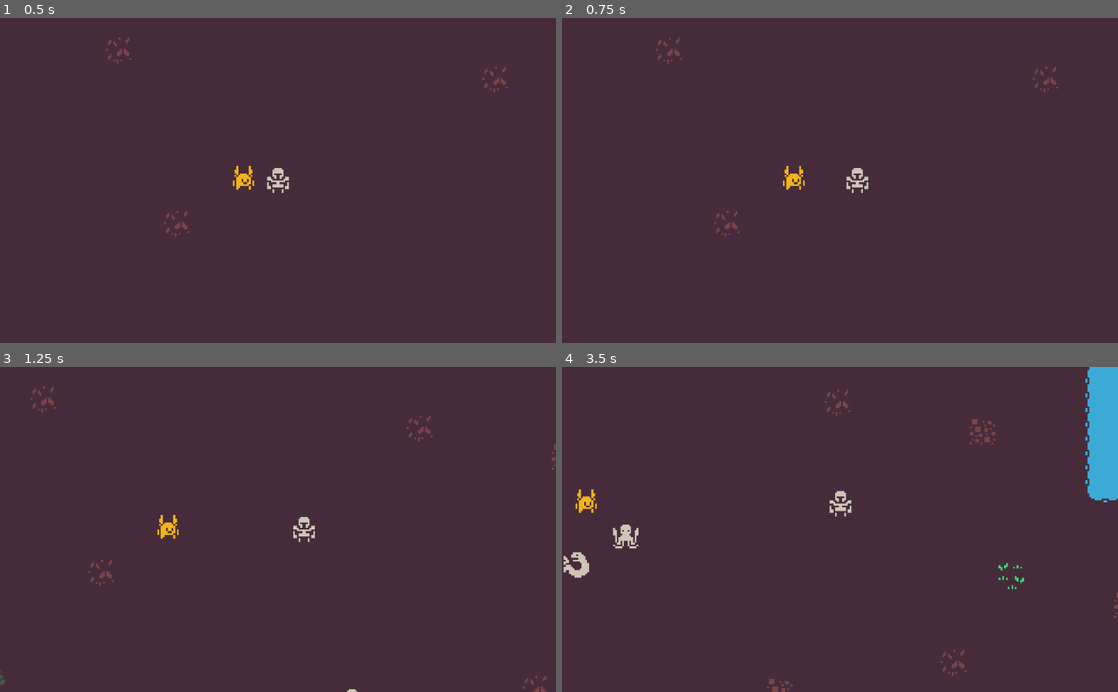
Above: before the commit, frames 1-4 (two rows, left to right).
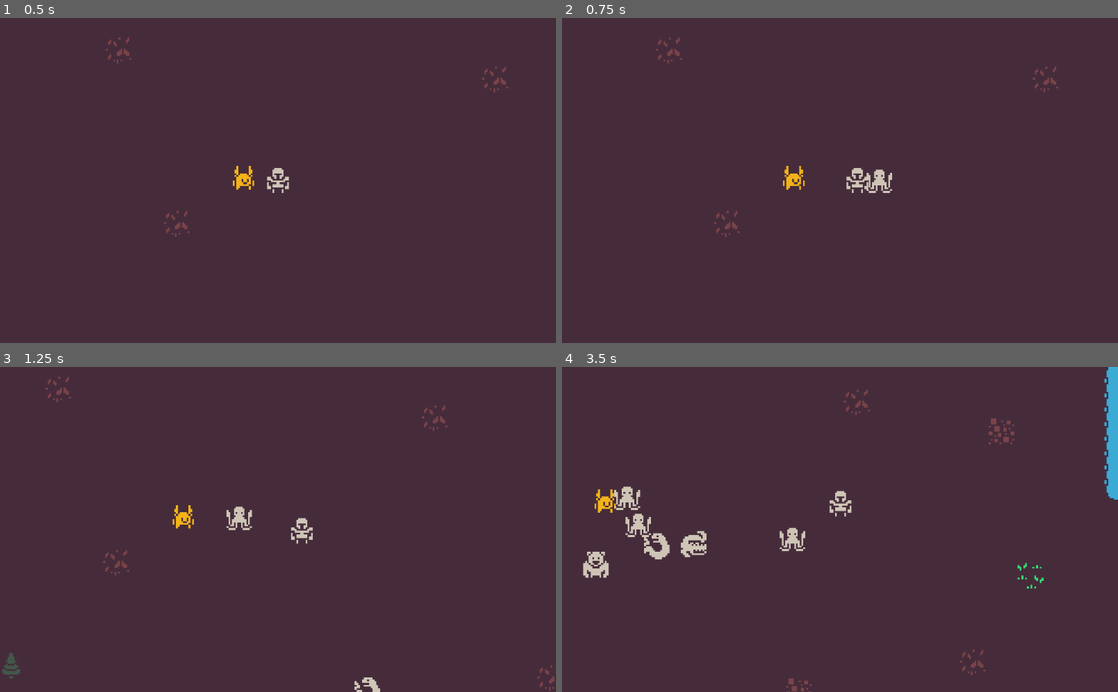
Above: after the commit, the same moments.

Repository: dsg-jam/LD46
Game: Godot game, scene res://assets/scenes/test.tscn
Two runs of this game, one before a commit and one after it. Both use one fixed random seed, a clock stepped at 60 frames per second and the inputs below.
Inputs:
- Up to frame 1 (0.5 s): no input
- Up to frame 2 (0.75 s): tap Enter at 0.5 s; hold Right (player_right) from 0.53 s (still down); tap G (player_place_turret, bound only after the commit) at 0.6 s
- Up to frame 3 (1.25 s): keep holding Right (player_right)
- Up to frame 4 (3.5 s): release Right (player_right) at 1.28 s; hold Down (player_down) 1.28-2.03 s; tap F (player_mine) at 1.35 s; tap G (player_place_turret, bound only after the commit) at 1.55, 2.1, 2.85 s; hold Right (player_right) 2.03-2.78 s; hold Up (player_up) from 2.78 s (still down)

Frame 1 is identical in both runs. In frame 2, 0.2% of the frame differs, in the area x 54-60%, y 46-54%; in frame 3, 1.4%; in frame 4, 4.1%, in the area x 0-100%, y 0-100%.

Commit message:
building turrets

Diff:
--- a/assets/scripts/Player.gd
+++ b/assets/scripts/Player.gd
@@ -1,6 +1,11 @@
 extends KinematicBody2D
 
 export var speed_mult: float = 80
+export var build_distance: float = 20
+
+export var resources_for_turret := { wood = 0 }
+
+var turret_prefab = preload("res://assets/prefabs/Enemy.tscn")
 
 var interaction_area: Area2D
 
@@ -8,6 +13,7 @@
 var animation_controller
 
 const inventory := {}
+var look_direction: Vector2
 
 func _ready() -> void:
 	interaction_area = $InteractionArea
@@ -23,10 +29,15 @@
 		input.y += 1
 	if Input.is_action_pressed("player_up"):
 		input.y -= 1
+
 	return input.normalized()
 
 func _physics_process(_delta: float) -> void:
-	var velocity := read_input() * speed_mult
+	var input := read_input()
+	if input.length() > 0:
+		look_direction = input
+
+	var velocity := input * speed_mult
 	velocity = move_and_slide(velocity)
 
 	if animation_controller:
@@ -51,8 +62,30 @@
 		# only allow mining one resource at a time
 		break
 
+func spawn_turret() -> void:
+	var turret = turret_prefab.instance()
+	turret.position = self.position + look_direction * build_distance
+	get_tree().current_scene.add_child(turret)
+
+func has_item(name: String, count: int) -> bool:
+	return self.inventory.get(name, 0) >= count
+
+func has_items(items: Dictionary) -> bool:
+	for name in items.keys():
+		if !has_item(name, items[name]):
+			return false
+
+	return true
+
+func try_build_turret() -> void:
+	if has_items(resources_for_turret):
+		spawn_turret()
 
 func _input(event: InputEvent) -> void:
 	if event.is_action_released("player_mine"):
 		mine_area()
 		return
+
+	if event.is_action_released("player_place_turret"):
+		try_build_turret()
+		return
--- a/project.godot
+++ b/project.godot
@@ -55,6 +55,11 @@
 "events": [ Object(InputEventKey,"resource_local_to_scene":false,"resource_name":"","device":0,"alt":false,"shift":false,"control":false,"meta":false,"command":false,"pressed":false,"scancode":70,"unicode":0,"echo":false,"script":null)
  ]
 }
+player_place_turret={
+"deadzone": 0.5,
+"events": [ Object(InputEventKey,"resource_local_to_scene":false,"resource_name":"","device":0,"alt":false,"shift":false,"control":false,"meta":false,"command":false,"pressed":false,"scancode":71,"unicode":0,"echo":false,"script":null)
+ ]
+}
 
 [rendering]
 
